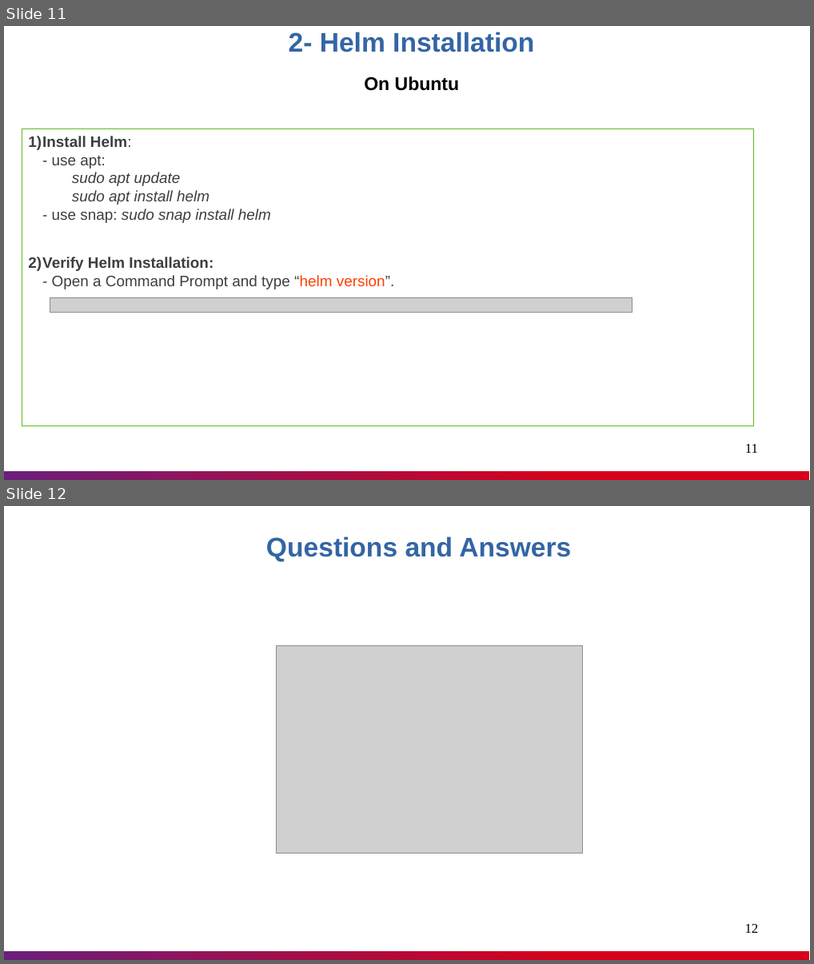
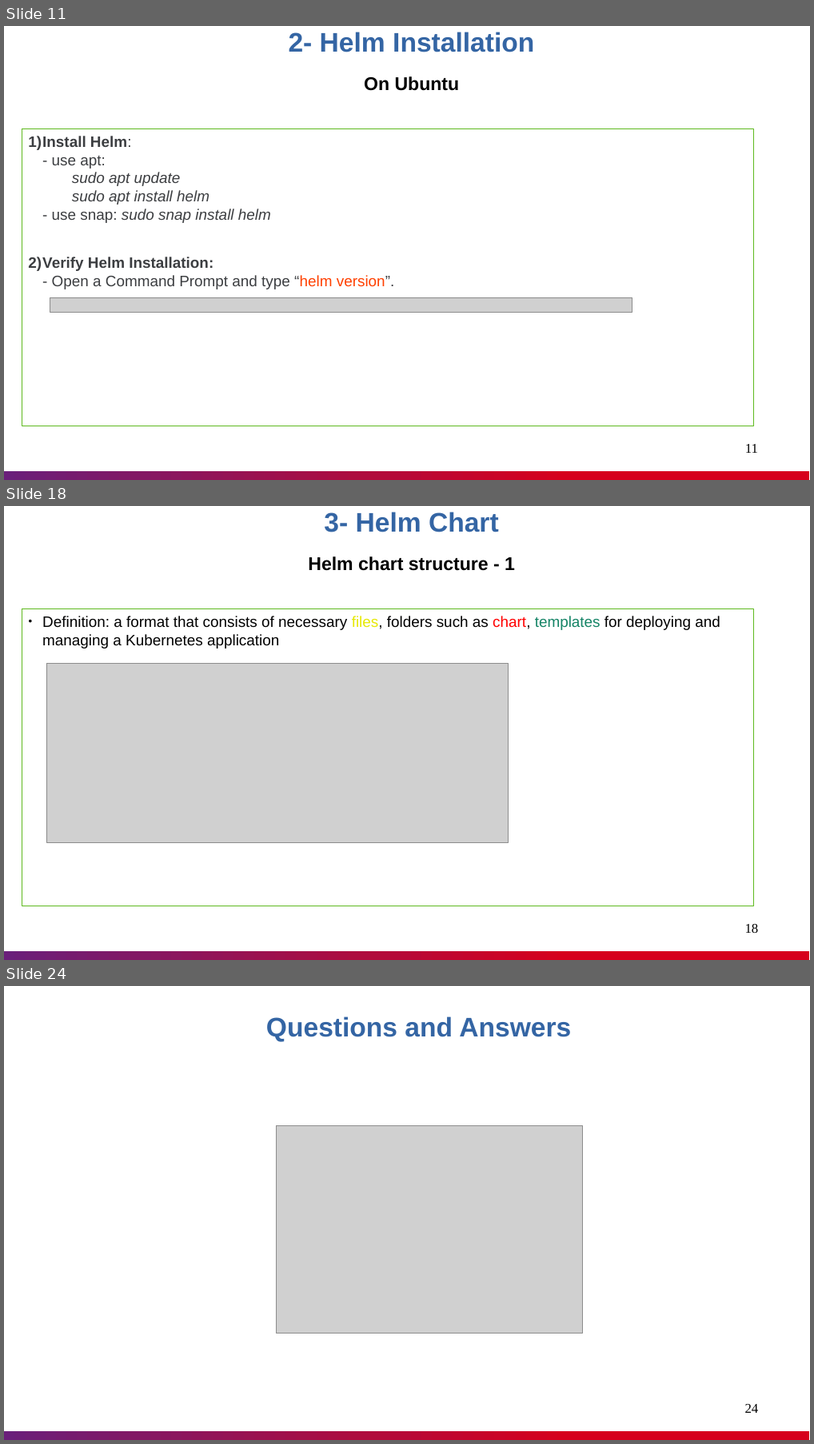
Before and after one commit to nashtech-garage/azure-devops-ci-cd, a slide deck: helm/documents/Helm_Knowledge_Sharing.pptx. Shown one above the other, each under a label of ours: slides 11 and 12 before the commit, slides 11, 18 and 24 after it; the slides between them are not shown. The pictures are 814x964 and 814x1444 pixels, drawn with LibreOffice and Linux fonts; fonts in the diff are those of the drawing; grey boxes stand for pictures. Boxes give left, top, right and bottom in pixels: in the first picture for what was removed or moved away, otherwise in the second. Text is boxed around its words. In the diff, an @@ line names an element or a change of style, - is before the commit and + after.

Commit message:
Helm: update presentation file

```diff
--- a/helm/documents/Helm_Knowledge_Sharing.pptx
+++ b/helm/documents/Helm_Knowledge_Sharing.pptx
@@ slide 18 added at (4, 506, 810, 960), background #FFFFFF; not listed: 1 template element that a slide beside it also shows @@
@@ text added at (308, 512, 515, 571), 22 pt, text #000000, bold @@
+3- Helm Chart
+Helm chart structure - 1
@@ rectangle added at (22, 609, 754, 905), outline #5EB91E 0.51 pt, 18 pt, text #000000 @@
+● Definition: a format that consists of necessary files, folders such as chart, templates for deploying and managing a Kubernetes application
@@ picture added at (46, 664, 509, 842) @@
@@ page number added at (746, 924, 759, 932), 16 pt, text #000000 @@
+18
@@ what was slide 12 is now slide 24 @@
@@ page number at (746, 1404, 759, 1412): text changed @@
-12
+24
```
Also in this commit, not shown: 2 slides changed, 12 other slides added, 1 slide removed.
